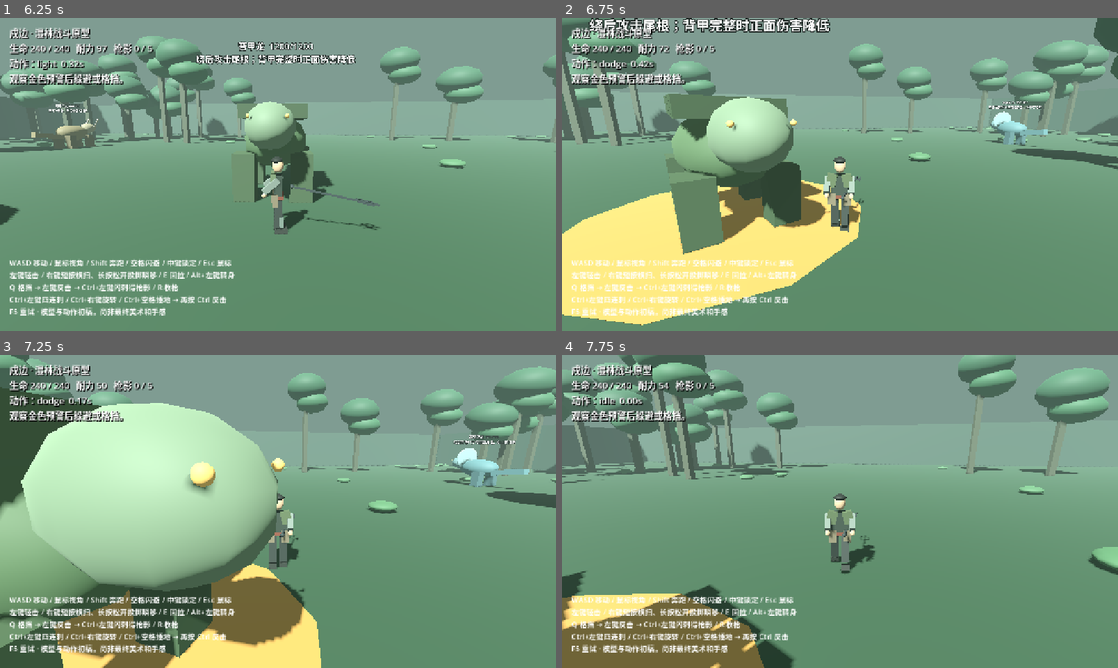
Above: before the commit, frames 1-4 (two rows, left to right).
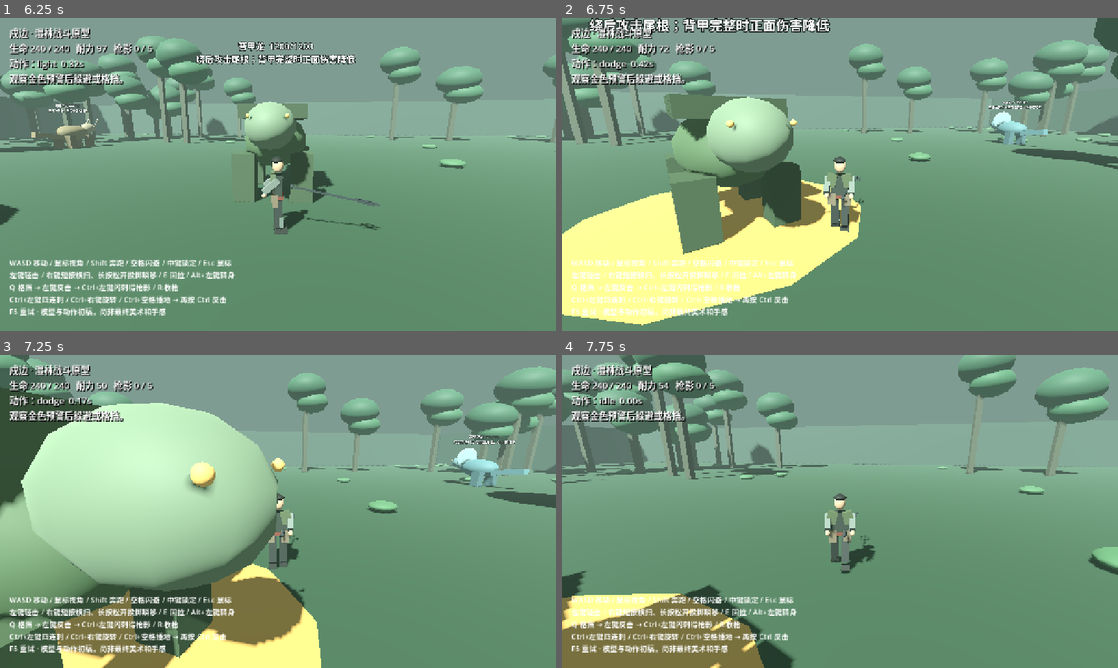
Above: after the commit, the same moments.

Repository: Rain-ziyu/huntbound
Game: Godot game, scene res://scenes/main/main.tscn
Two runs of this game, one before a commit and one after it. Both use one fixed random seed, a clock stepped at 60 frames per second and the inputs below.
Inputs (mouse positions are in pixels of both pictures, inside the frame that each line leads up to):
- Up to frame 1 (6.25 s): tap Enter at 0.5 s; move the mouse to (305, 174) at 0.52 s; hold W 0.53-5.78 s; tap Q at 0.6, 3.05, 3.6, 6.05 s; click (305, 174) at 0.67 s; tap Space at 0.77, 1.07, 1.52, 1.82, 2.3, 2.85, 3.02, 3.32, 3.77, 4.07, 4.52, 4.82, 5.3, 6.02 s; tap E at 0.8, 1.35, 3.8, 4.35 s; move the mouse to (250, 174) at 1.27 s; click (250, 174) at 1.42 s; tap R at 1.55, 2.1, 4.55, 5.1 s; move the mouse to (289, 168) at 2.02 s; click (289, 168) at 2.17 s; move the mouse to (272, 180) at 2.77 s; click (272, 180) at 2.92 s; move the mouse to (316, 177) at 3.52 s; click (316, 177) at 3.67 s; move the mouse to (233, 171) at 4.27 s; click (233, 171) at 4.42 s; move the mouse to (283, 174) at 5.02 s; click (283, 174) at 5.17 s; move the mouse to (255, 168) at 5.77 s; hold D from 5.78 s (still down); tap Ctrl at 5.85 s; click (255, 168) at 5.92 s
- Up to frame 2 (6.75 s): tap Space at 6.32 s; move the mouse to (867, 174) at 6.52 s; release D at 6.53 s; hold W from 6.53 s (still down); hold Shift from 6.53 s (still down); click (867, 174) at 6.67 s
- Up to frame 3 (7.25 s): keep holding W; keep holding Shift; tap Space at 6.77, 7.07 s; tap E at 6.8 s
- Up to frame 4 (7.75 s): keep holding W; move the mouse to (812, 511) at 7.27 s; release Shift at 7.28 s; tap Q at 7.35 s; click (812, 511) at 7.42 s; tap Space at 7.52 s; tap R at 7.55 s

Frame 1 is identical in both runs. In frame 2, 0.1% of the frame differs, in the area x 20-54%, y 52-76%; in frame 3, 0.3%, in the area x 11-55%, y 67-100%; in frame 4, 0.1%.

Commit message:
feat: add persistent hazards and physical trident flight

Diff:
--- /dev/null
+++ b/scripts/hazard.gd
@@ -0,0 +1,37 @@
+extends Node3D
+const Visuals = preload("res://scripts/visuals.gd")
+var target: CharacterBody3D
+var radius := 4.0
+var lifetime := 6.0
+var interval := 0.8
+var damage := 9.0
+var clock := 0.0
+var kind := "mist"
+var surface: MeshInstance3D
+
+func _ready() -> void:
+	add_to_group("hazards")
+	surface = Visuals.piece(self,Vector3(0,0.10,0),Vector3(radius*2,0.12,radius*2),Color("79a64b") if kind=="mist" else Color("78cfe2"),true)
+	var material := surface.material_override as StandardMaterial3D
+	material.transparency = BaseMaterial3D.TRANSPARENCY_ALPHA
+	material.albedo_color.a = 0.45
+	if kind=="mist":
+		for i in 7:
+			var angle := i*TAU/7
+			var puff := Visuals.piece(self,Vector3(cos(angle)*radius*0.5,0.7,sin(angle)*radius*0.5),Vector3(radius*0.7,1.1,radius*0.7),Color("7ea866"),true)
+			puff.material_override = material
+
+func _physics_process(delta: float) -> void:
+	lifetime -= delta
+	if lifetime<=0:
+		queue_free()
+		return
+	clock -= delta
+	if clock<=0:
+		clock += interval
+		if contains_target(): target.take_damage(damage,global_position,false)
+
+func contains_target() -> bool:
+	if not is_instance_valid(target) or target.combat.health<=0: return false
+	var offset := target.global_position-global_position
+	return Vector2(offset.x,offset.z).length()<radius and absf(offset.y)<2.0
--- a/scripts/monster.gd
+++ b/scripts/monster.gd
@@ -1,5 +1,6 @@
 extends CharacterBody3D
 const Visuals = preload("res://scripts/visuals.gd")
+const Hazard = preload("res://scripts/hazard.gd")
 var data: Dictionary
 var target: CharacterBody3D
 var health := 0.0
@@ -71,6 +72,7 @@
 				attack_done = false
 	elif phase == "windup":
 		tell.visible = true
+		tell.material_override = Visuals.mat(Color("71cce4") if data.pattern=="pulse" else (Color("93ae55") if data.pattern=="mist" else Color("c39a55")))
 		if clock < float(data.windup)*0.7:
 			target_point = target.global_position
 			rotation.y = lerp_angle(rotation.y,atan2(-offset.x,-offset.z),delta*2)
@@ -79,12 +81,19 @@
 			phase = "active"
 			clock = 0
 	elif phase == "active":
+		if data.pattern=="mist" and not attack_done:
+			attack_done = true
+			spawn_hazard(target_point,4.0,6.0,9.0,"mist")
+		elif data.pattern=="pulse" and not attack_done:
+			attack_done = true
+			spawn_hazard(global_position,float(data.reach),0.7,float(data.damage),"pulse")
 		if data.pattern in ["charge","leap"]:
 			var direction := (target_point-global_position).normalized()
 			direction.y = 0
 			velocity += direction*(13 if data.pattern == "charge" else 10)
 		if not attack_done:
-			if distance < float(data.reach) and (data.pattern not in ["charge","leap"] or distance < 3.8):
+			var forward := offset.normalized().dot(-global_basis.z)>-0.15
+			if distance < float(data.reach) and forward and (data.pattern not in ["charge","leap"] or distance < 3.8):
 				attack_done = true
 				target.take_damage(float(data.damage),global_position,data.pattern not in ["mist","pulse"])
 		if clock > 0.65:
@@ -98,6 +107,17 @@
 			phase = "idle"
 			clock = 0
 	move_and_slide()
+
+func spawn_hazard(point: Vector3, radius: float, duration: float, amount: float, kind: String) -> void:
+	var hazard := Hazard.new()
+	hazard.target = target
+	hazard.radius = radius
+	hazard.lifetime = duration
+	hazard.damage = amount
+	hazard.kind = kind
+	hazard.interval = 0.8 if kind=="mist" else 2.0
+	get_parent().add_child(hazard)
+	hazard.global_position = Vector3(point.x,0.05,point.z)
 
 func receive_strike(amount: float, origin: Vector3, action: String) -> Dictionary:
 	if health <= 0: return {"hit":false}
--- a/scripts/player.gd
+++ b/scripts/player.gd
@@ -1,6 +1,7 @@
 extends CharacterBody3D
 const Combat = preload("res://scripts/combat/trident_combat.gd")
 const Visuals = preload("res://scripts/visuals.gd")
+const Projectile = preload("res://scripts/trident_projectile.gd")
 var combat = Combat.new()
 var rig: Dictionary
 var mount: Node3D
@@ -11,6 +12,7 @@
 var lock_target: Node3D
 var message := "观察金色预警后躲避或格挡。"
 var ghosts: Array[Node3D] = []
+var projectile: Node3D
 
 func _ready() -> void:
 	var col := CollisionShape3D.new()
@@ -42,6 +44,9 @@
 		ghosts.append(ghost)
 
 func _unhandled_input(event: InputEvent) -> void:
+	if is_instance_valid(projectile):
+		if event is InputEventMouseButton and event.button_index in [MOUSE_BUTTON_LEFT,MOUSE_BUTTON_RIGHT]: return
+		if event is InputEventKey and (event.physical_keycode in [KEY_Q,KEY_E,KEY_R] or (event.physical_keycode==KEY_SPACE and event.ctrl_pressed)): return
 	if event is InputEventMouseMotion and Input.mouse_mode == Input.MOUSE_MODE_CAPTURED:
 		yaw -= event.relative.x*0.003
 		pitch = clampf(pitch-event.relative.y*0.0025,-0.9,0.25)
@@ -122,7 +127,7 @@
 		rig.joints["leg"+str(side)].rotation.x = sin(walk_clock)*side*minf(speed*0.1,0.45)
 		rig.joints["arm"+str(side)].rotation.x = -0.85 if combat.drawn else -sin(walk_clock)*side*minf(speed*0.08,0.3)
 	var w: Node3D = rig.weapon
-	w.visible = true
+	w.visible = not is_instance_valid(projectile)
 	w.position = Vector3(0.24,1.05,-0.45) if combat.drawn else Vector3(0,1.05,0.26)
 	w.rotation = Vector3(-PI/2,0,-0.15) if combat.drawn else Vector3(0,0,0.35)
 	if combat.action!="idle":
@@ -153,6 +158,17 @@
 
 func on_strike(_beat: int) -> void:
 	var action: String = combat.action
+	if action=="throw":
+		if is_instance_valid(projectile): return
+		var shot := Projectile.new()
+		shot.shooter = self
+		shot.direction = -rig.root.global_basis.z
+		shot.amount = combat.damage()
+		projectile = shot
+		get_parent().add_child(shot)
+		shot.global_position = global_position+Vector3(0,1.1,0)
+		shot.look_at(shot.global_position+shot.direction)
+		return
 	var reach: float = Combat.MOVES[action].reach
 	var hit := false
 	for m in get_tree().get_nodes_in_group("monsters"):
@@ -166,9 +182,14 @@
 				hit = true
 				combat.confirm_hit()
 				message = ("弱点！ " if result.weak else "命中 ")+str(roundi(result.damage))
-	if action=="throw":
-		var motion: Vector3 = -rig.root.global_basis.z*(10 if not hit else 6)
-		var collision := move_and_collide(motion,true)
-		if collision: motion = collision.get_travel()*0.90
-		global_position += motion
-		message = "投掷后移至安全落点" if motion.length()>0.5 else "落点受阻"
+
+func finish_throw(point: Vector3) -> void:
+	projectile = null
+	if combat.health<=0 or combat.action=="hurt":
+		message = "投掷被打断，武器收回"
+		return
+	var motion := Vector3(point.x-global_position.x,0,point.z-global_position.z)
+	var collision := move_and_collide(motion,true)
+	if collision: motion = collision.get_travel()*0.90
+	global_position += motion
+	message = "投掷命中落点，已移至安全位置" if motion.length()>0.5 else "落点受阻，武器收回"
--- /dev/null
+++ b/scripts/trident_projectile.gd
@@ -0,0 +1,38 @@
+extends Node3D
+const Visuals = preload("res://scripts/visuals.gd")
+var shooter: CharacterBody3D
+var direction := Vector3.FORWARD
+var speed := 27.0
+var remaining := 16.0
+var amount := 36.0
+var finished := false
+var visual: Node3D
+
+func _ready() -> void:
+	visual = Visuals.trident(self)
+	visual.rotation.x = -PI/2
+	look_at(global_position+direction)
+	add_to_group("projectiles")
+
+func _physics_process(delta: float) -> void:
+	if finished: return
+	var distance := minf(remaining,speed*delta)
+	var end := global_position+direction*distance
+	var query := PhysicsRayQueryParameters3D.create(global_position,end)
+	if is_instance_valid(shooter): query.exclude = [shooter.get_rid()]
+	var hit := get_world_3d().direct_space_state.intersect_ray(query)
+	if not hit.is_empty():
+		global_position = hit.position
+		if hit.collider.has_method("receive_strike"):
+			hit.collider.receive_strike(amount,shooter.global_position,"throw")
+		finish()
+		return
+	global_position = end
+	remaining -= distance
+	if remaining<=0: finish()
+
+func finish() -> void:
+	if finished: return
+	finished = true
+	if is_instance_valid(shooter): shooter.finish_throw(global_position-direction*0.6)
+	queue_free()
--- /dev/null
+++ b/tests/test_hazards.gd
@@ -0,0 +1,50 @@
+extends SceneTree
+const Hazard = preload("res://scripts/hazard.gd")
+var failed := 0
+var checks := 0
+func check(value: bool, label: String) -> void:
+	checks += 1
+	if not value:
+		failed += 1
+		printerr("FAIL: ",label)
+func _initialize() -> void: call_deferred("run")
+func run() -> void:
+	var world = load("res://scenes/main/main.tscn").instantiate()
+	root.add_child(world)
+	await physics_frame
+	await physics_frame
+	var p = world.hunter
+	p.set_physics_process(false)
+	for m in get_nodes_in_group("monsters"): m.set_physics_process(false)
+	var cloud := Hazard.new()
+	cloud.target = p
+	world.add_child(cloud)
+	cloud.set_physics_process(false)
+	cloud.global_position = p.global_position
+	p.combat.set_action("idle")
+	var hp: float = p.combat.health
+	cloud._physics_process(0.01)
+	check(p.combat.health==hp-9,"inside mist takes damage")
+	cloud._physics_process(0.2)
+	check(p.combat.health==hp-9,"mist does not damage every frame")
+	cloud._physics_process(0.61)
+	check(p.combat.health==hp-18,"mist persists and repeats")
+	p.global_position.x += 10
+	cloud._physics_process(0.81)
+	check(p.combat.health==hp-18,"leaving mist avoids damage")
+	cloud._physics_process(6)
+	check(cloud.is_queued_for_deletion(),"mist lifetime is bounded")
+	for m in get_nodes_in_group("monsters"):
+		if m.data.pattern in ["mist","pulse"]:
+			m.phase = "active"
+			m.attack_done = false
+			m.target_point = p.global_position
+			var before: int = get_nodes_in_group("hazards").size()
+			m._physics_process(0.01)
+			check(get_nodes_in_group("hazards").size()==before+1,"species creates actual zone: "+str(m.data.id))
+			m._physics_process(0.01)
+			check(get_nodes_in_group("hazards").size()==before+1,"one zone per action: "+str(m.data.id))
+	print("HAZARD_CHECKS: ",checks," FAILURES: ",failed)
+	world.queue_free()
+	await process_frame
+	quit(1 if failed else 0)
--- /dev/null
+++ b/tests/test_projectile.gd
@@ -0,0 +1,49 @@
+extends SceneTree
+var checks := 0
+var failures := 0
+func check(ok: bool, label: String) -> void:
+	checks += 1
+	if not ok:
+		failures += 1
+		printerr("FAIL: ",label)
+func _initialize() -> void: call_deferred("run")
+func run() -> void:
+	var world = load("res://scenes/main/main.tscn").instantiate()
+	root.add_child(world)
+	await physics_frame
+	await physics_frame
+	var p = world.hunter
+	p.set_physics_process(false)
+	var monsters := get_nodes_in_group("monsters")
+	for m in monsters: m.set_physics_process(false)
+	var m = monsters[0]
+	m.global_position = Vector3(0,0,-16)
+	p.global_position = Vector3(0,0.05,-10)
+	p.rig.root.rotation.y = 0
+	await physics_frame
+	var hp: float = m.health
+	p.combat.set_action("throw")
+	p.on_strike(0)
+	check(is_instance_valid(p.projectile),"throw creates physical visual projectile")
+	var shot = p.projectile
+	shot.set_physics_process(false)
+	check(m.health==hp,"throw does not apply instant ranged damage")
+	for i in 40:
+		if shot.finished: break
+		shot._physics_process(0.025)
+	check(shot.finished and m.health<hp,"flight ray collides and damages creature")
+	check(p.global_position.z < -10 and p.global_position.z > -16,"arrival stops before monster capsule")
+	await process_frame
+	world.obstacle(Vector3(10,2,2),Vector3(8,4,0.5),Color.GRAY)
+	p.global_position = Vector3(10,0.05,8)
+	await physics_frame
+	p.finish_throw(Vector3(10,0,-10))
+	check(p.global_position.z>2.3,"capsule sweep prevents wall crossing")
+	p.combat.set_action("hurt")
+	var before: Vector3 = p.global_position
+	p.finish_throw(Vector3(30,0,20))
+	check(p.global_position==before,"interrupted throw cannot teleport")
+	print("PROJECTILE_CHECKS: ",checks," FAILURES: ",failures)
+	world.queue_free()
+	await process_frame
+	quit(1 if failures else 0)
Not shown, changed: docs/combat-implementation-status.md
